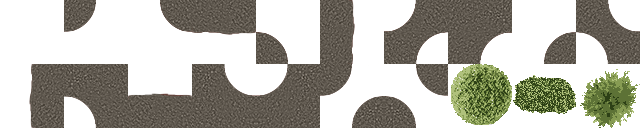
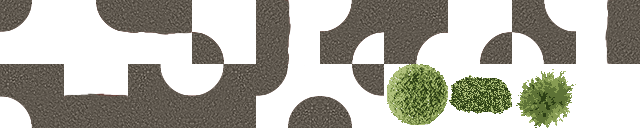
Revision of a layered 640 × 128 image; what changed, layer by layer:
removed layer "Layer 18" over (192, 64, 256, 128)
removed layer "Layer 17" over (256, 64, 320, 128)
removed layer "Layer 16" over (64, 64, 128, 128)
removed layer "Layer 15" over (448, 0, 512, 64)
painted on "Layer 19" over (0, 0, 640, 128)
removed layer "Layer 14" over (384, 0, 448, 64)
removed layer "Layer 24" over (384, 64, 448, 128)
removed layer "Layer 23" over (320, 64, 384, 128)
removed layer "Layer 22" over (29, 64, 64, 128)
removed layer "Layer 21" over (128, 93, 192, 128)
removed layer "Layer 13" over (320, 0, 355, 64)
removed layer "Layer 11" over (192, 0, 256, 35)
removed layer "Layer 10" over (160, 0, 192, 32)
removed layer "Layer 20" over (544, 32, 576, 64)
removed layer "Layer 12" over (256, 32, 288, 64)
removed layer "Layer 9" over (64, 0, 96, 32)
removed layer "Layer 8" over (451, 64, 512, 125)
removed layer "Layer 7" over (513, 75, 576, 114)
removed layer "Layer 6" over (580, 69, 640, 128)
removed layer "Layer 5" over (29, 0, 640, 128)
